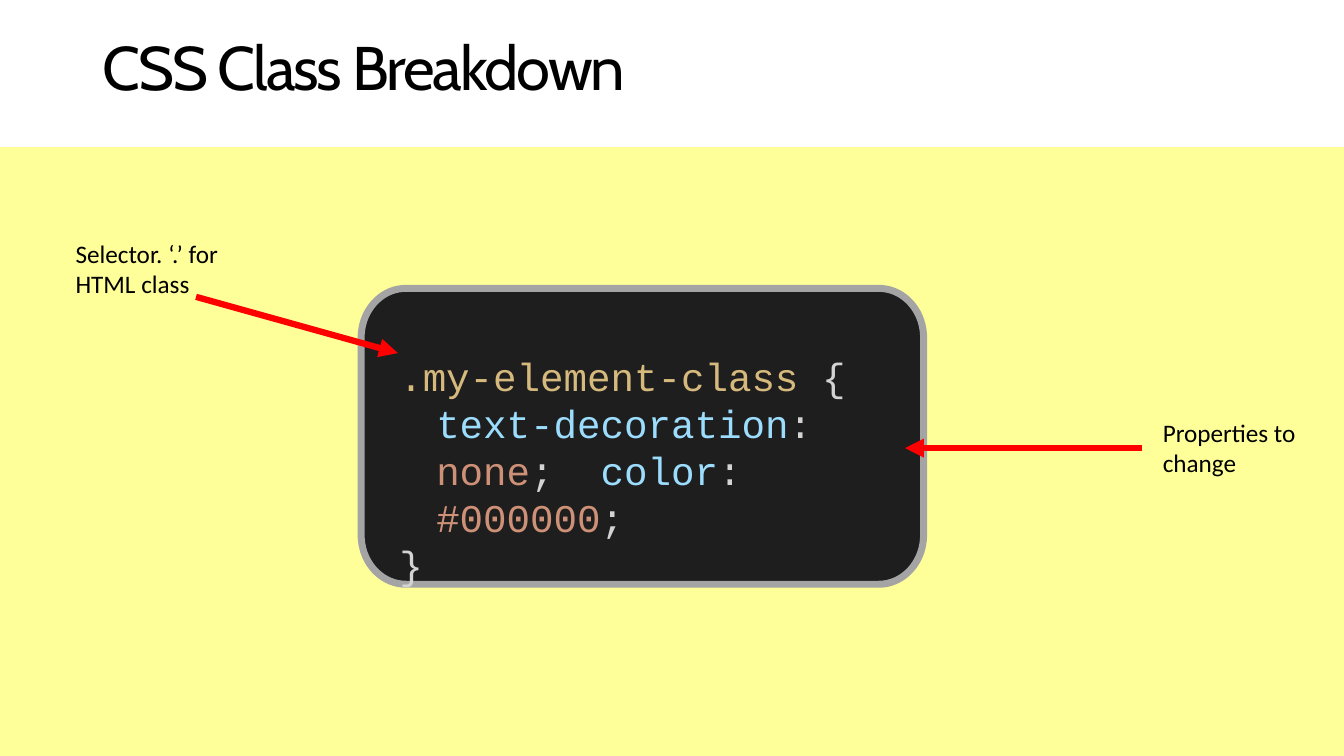
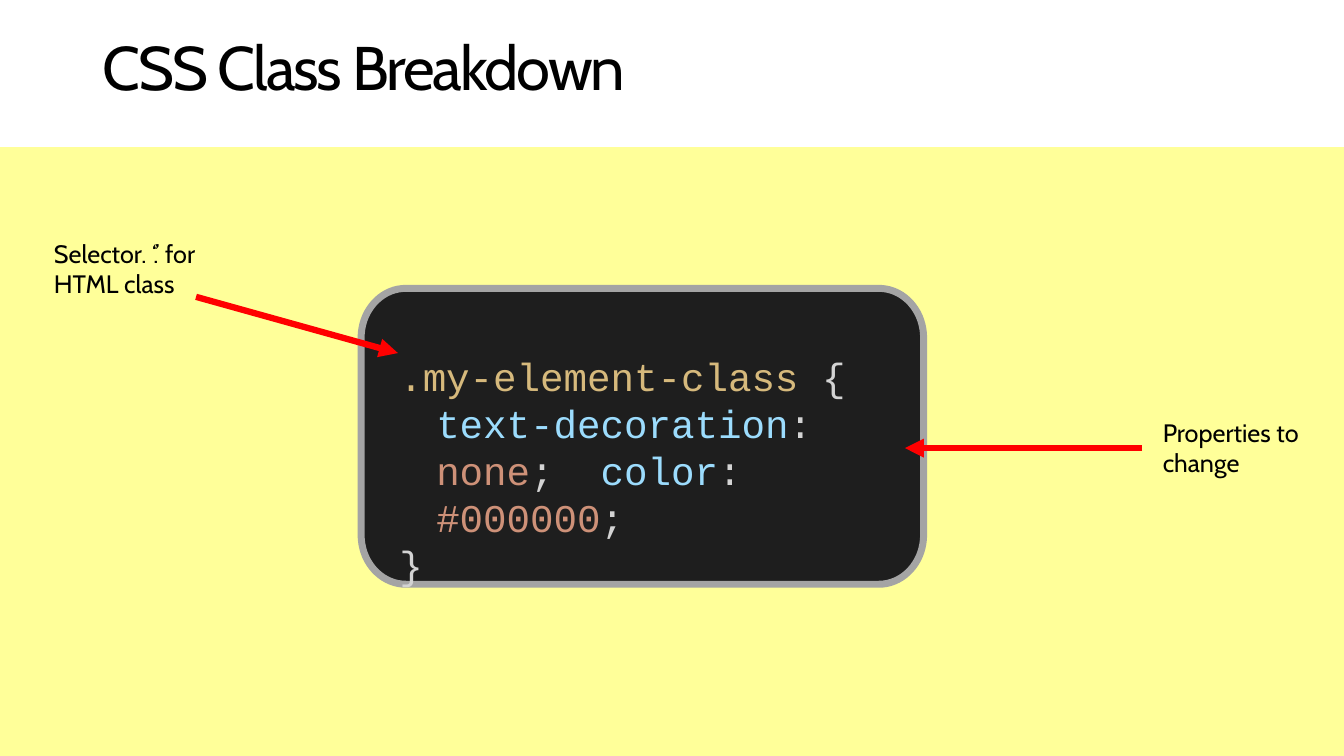
Before and after one commit to cheajer/html-css-forcast, a slide deck: slide 5 of Workshop PPT/HTML CSS Workshop #3.pptx. Drawn at 1344x756 pixels with LibreOffice and Linux fonts; fonts in the diff are those of the drawing. Boxes give left, top, right and bottom in pixels: in the first picture for what was removed or moved away, otherwise in the second. Text is boxed around its words. In the diff, an @@ line names an element or a change of style, - is before the commit and + after.

```diff
--- a/Workshop PPT/HTML CSS Workshop #3.pptx
+++ b/Workshop PPT/HTML CSS Workshop #3.pptx
@@ freeform shape at <box>0,3,1344,756</box>: outline redrawn @@
@@ text "Selector. ‘.’ for HTML class" at <box>54,244,195,294</box>: font Calibri to Cabin @@
@@ text "Selector. ‘.’ for HTML class": place and size @@
-text "Selector. ‘.’ for HTML class" at <box>76,245,218,294</box>
+text "Selector. ‘.’ for HTML class" at <box>54,244,195,294</box>
@@ text "Properties to change" at <box>1163,424,1298,479</box>: font Calibri to Cabin @@
```
Also in this commit, not shown: 1 other slide changed, 2 slides added, 1 other file.
